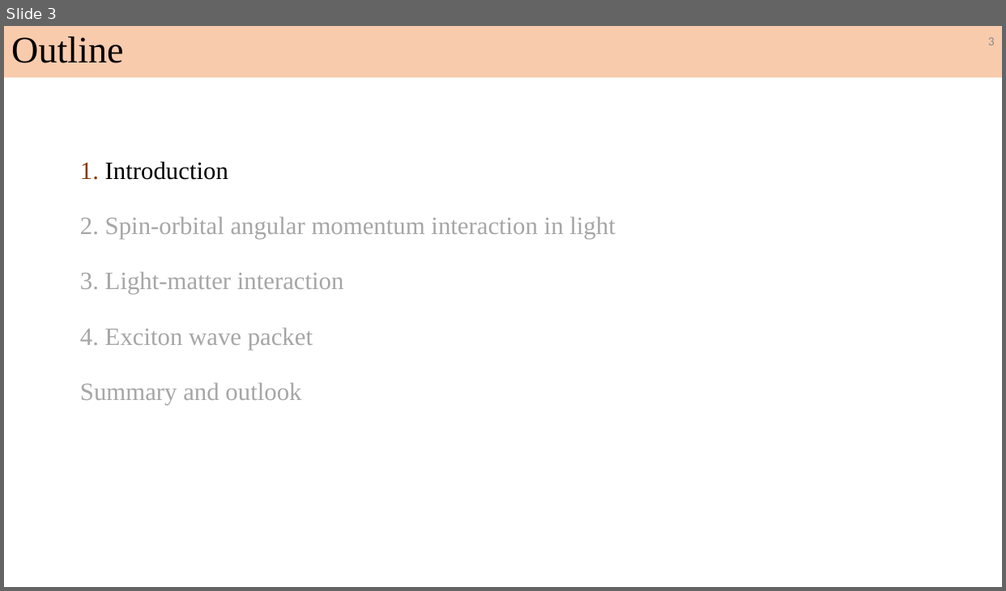
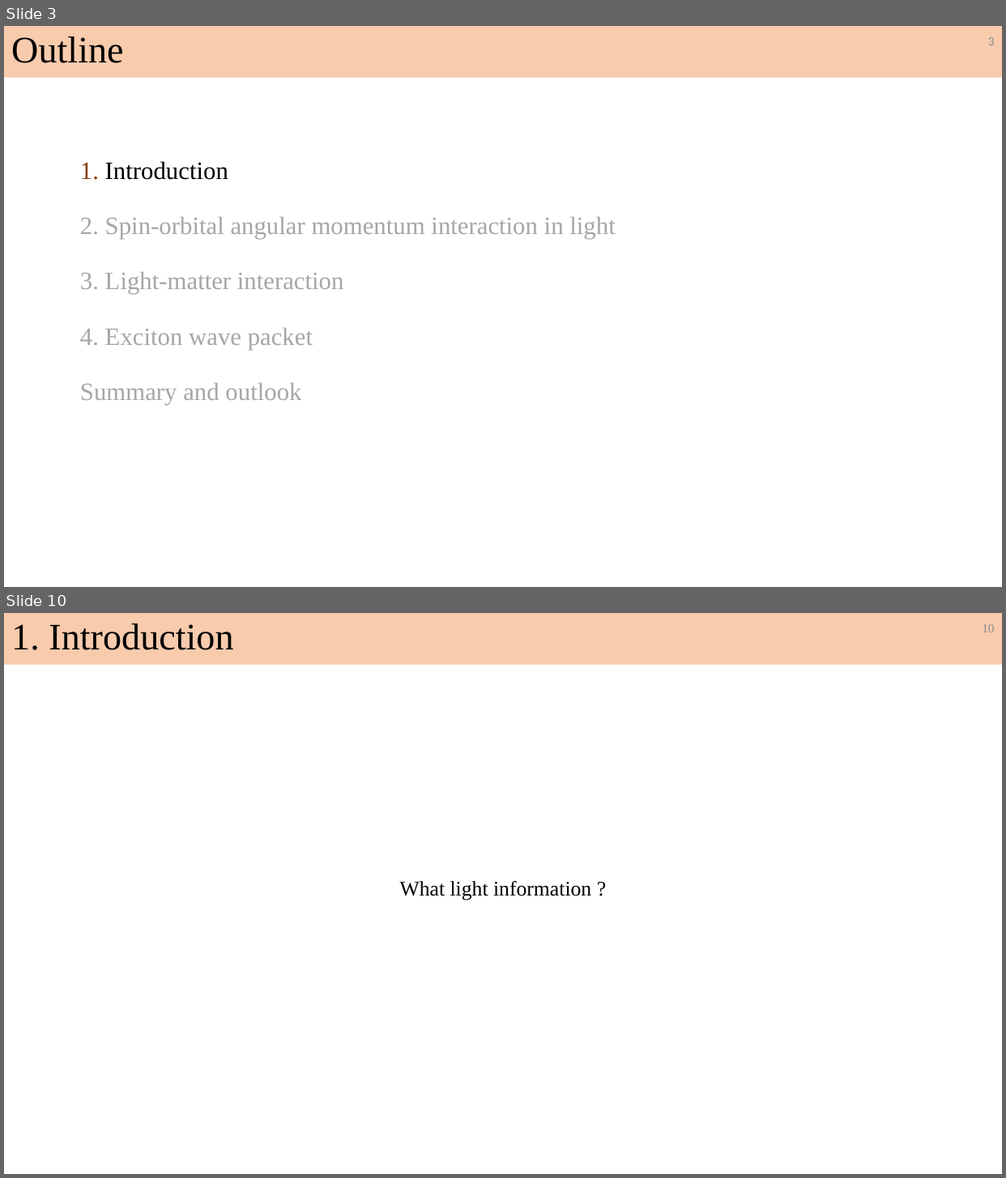
Before and after one commit to Liubroke13/Main_code, a slide deck: Final/碩士總結/RY_Defense_v1.pptx. Shown one above the other, each under a label of ours: slide 3 before the commit, slides 3 and 10 after it; the slides between them are not shown. The pictures are 1006x591 and 1006x1178 pixels, drawn with LibreOffice and Linux fonts; fonts in the diff are those of the drawing. Boxes give left, top, right and bottom in pixels: in the first picture for what was removed or moved away, otherwise in the second. Text is boxed around its words. In the diff, an @@ line names an element or a change of style, - is before the commit and + after.

```diff
--- a/Final/碩士總結/RY_Defense_v1.pptx
+++ b/Final/碩士總結/RY_Defense_v1.pptx
@@ slide 10 added at <box>4,613,1002,1174</box>, background #FFFFFF @@
@@ rectangle added at <box>4,613,1002,664</box>, fill #F8CBAD, 36 pt, text #000000 @@
+1. Introduction
@@ page number added at <box>982,624,994,632</box>, 12 pt, text #8C8C8C @@
+10
@@ text added at <box>400,881,591,901</box>, 20 pt, text #000000 @@
+What light information ?
```
Also in this commit, not shown: 9 slides changed, 39 other slides added, 1 slide removed, 34 other files.
